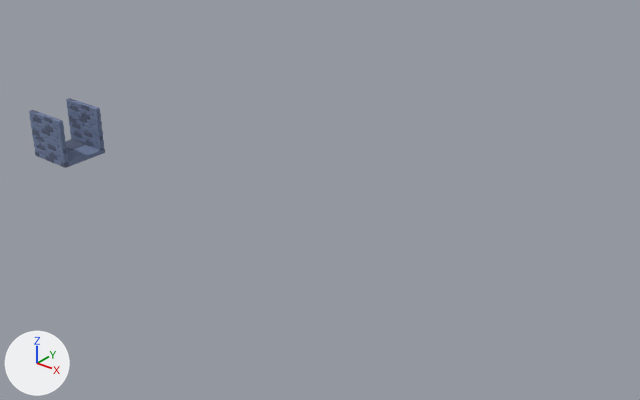
What one commit did to the FBX model Assets/BaseModels/corridor.fbx.
Rendered twice from a 50 mm lens placed at (72.33, -10.66, 7.26), pointed at (62.57, 1.55, -0.31). Every picture has the same lights, and +X, +Y and +Z are marked at lower left. Vertices at the same position are counted once.

The first picture shows 'brick wall.011'.
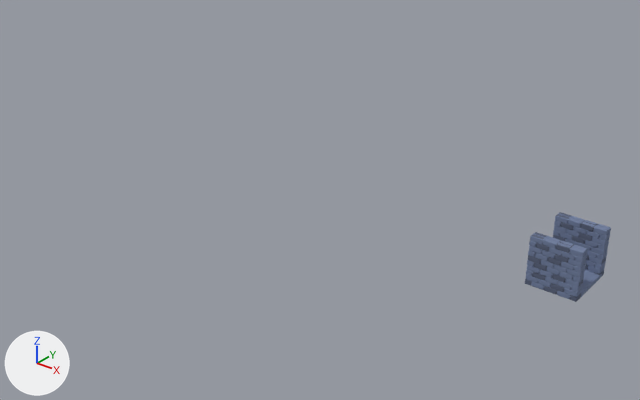
The change, as a list of edits to the scene's bpy script:
```text
Change me_cube_011:
    where me_cube_011.from_pydata(...)  # 1856 vertices, 2188 faces; spans x -1.0..0.0, y -1.01..0.01, z 0.0..1.0
    me_cube_011 part 1: the loose piece of 96 vertices spanning x -1.0..0.0, y -1.01..-0.91, z 0.0..0.1 is copied, and the copy is moved by (0.0, -0.101, 0.0); it spans x -1.0..0.0, y -1.111..-1.011, z 0.0..0.1
    me_cube_011 part 2: the loose piece of 84 vertices spanning x -1.0..0.0, y -1.01..-0.91, z 0.1..0.2 is copied, and the copy is moved by (0.0, -0.101, 0.0); it spans x -1.0..0.0, y -1.111..-1.011, z 0.1..0.2
    me_cube_011 part 3: the loose piece of 96 vertices spanning x -1.0..0.0, y -1.01..-0.91, z 0.2..0.3 is copied, and the copy is moved by (0.0, -0.101, 0.0); it spans x -1.0..0.0, y -1.111..-1.011, z 0.2..0.3
    me_cube_011 part 4: the loose piece of 84 vertices spanning x -1.0..0.0, y -1.01..-0.91, z 0.3..0.4 is copied, and the copy is moved by (0.0, -0.101, 0.0); it spans x -1.0..0.0, y -1.111..-1.011, z 0.3..0.4
    me_cube_011 part 5: the loose piece of 96 vertices spanning x -1.0..0.0, y -1.01..-0.91, z 0.4..0.5 is copied, and the copy is moved by (0.0, -0.101, 0.0); it spans x -1.0..0.0, y -1.111..-1.011, z 0.4..0.5
    me_cube_011 part 6: the loose piece of 84 vertices spanning x -1.0..0.0, y -1.01..-0.91, z 0.5..0.6 is copied, and the copy is moved by (0.0, -0.101, 0.0); it spans x -1.0..0.0, y -1.111..-1.011, z 0.5..0.6
    me_cube_011 part 7: the loose piece of 96 vertices spanning x -1.0..0.0, y -1.01..-0.91, z 0.6..0.7 is copied, and the copy is moved by (0.0, -0.101, 0.0); it spans x -1.0..0.0, y -1.111..-1.011, z 0.6..0.7
    me_cube_011 part 8: the loose piece of 84 vertices spanning x -1.0..0.0, y -1.01..-0.91, z 0.7..0.8 is copied, and the copy is moved by (0.0, -0.101, 0.0); it spans x -1.0..0.0, y -1.111..-1.011, z 0.7..0.8
    me_cube_011 part 9: the loose piece of 96 vertices spanning x -1.0..0.0, y -1.01..-0.91, z 0.8..0.9 is copied, and the copy is moved by (0.0, -0.101, 0.0); it spans x -1.0..0.0, y -1.111..-1.011, z 0.8..0.9
    me_cube_011 part 10: the loose piece of 84 vertices spanning x -1.0..0.0, y -1.01..-0.91, z 0.9..1.0 is copied, and the copy is moved by (0.0, -0.101, 0.0); it spans x -1.0..0.0, y -1.111..-1.011, z 0.9..1.0
    me_cube_011 part 11: the loose piece of 84 vertices spanning x -1.0..0.0, y -0.09..0.01, z 0.9..1.0 is copied, and the copy is moved by (0.0, 0.1, 0.0); it spans x -1.0..0.0, y 0.01..0.11, z 0.9..1.0
    add me_cube_011.materials.append(mat_dark_grey_053)  # dark blue #576078
    add me_cube_011.materials.append(mat_grey_057)  # blue #6f7d9d
    add me_cube_011.materials.append(mat_dark_grey_054)  # dark blue #576078
    add me_cube_011.materials.append(mat_grey_058)  # blue #6f7d9d
Change ob_brick_wall_011:
    ob_brick_wall_011.location: (58.0, 0.0, 0.0) -> (67.51, 3.74, -1.23)
```

Boxes [x1, y1, x2, y2] around the edits, measured in the pictures (640 x 400 px):
'brick wall.011', reshaped, moved (13% wider, 28% taller)
    before: [29, 98, 105, 168]
    after: [525, 212, 611, 302]
part 1 of me_cube_011, added
    after: [525, 279, 579, 302]
part 2 of me_cube_011, added
    after: [526, 274, 579, 297]
part 3 of me_cube_011, added
    after: [526, 270, 580, 292]
part 4 of me_cube_011, added
    after: [527, 265, 581, 287]
part 5 of me_cube_011, added
    after: [527, 260, 582, 282]
part 6 of me_cube_011, added
    after: [528, 255, 582, 277]
part 7 of me_cube_011, added
    after: [528, 250, 583, 273]
part 8 of me_cube_011, added
    after: [529, 246, 584, 267]
part 9 of me_cube_011, added
    after: [529, 241, 585, 263]
part 10 of me_cube_011, added (blue)
    after: [530, 234, 585, 257]
part 11 of me_cube_011, added
    after: [559, 212, 611, 233]
